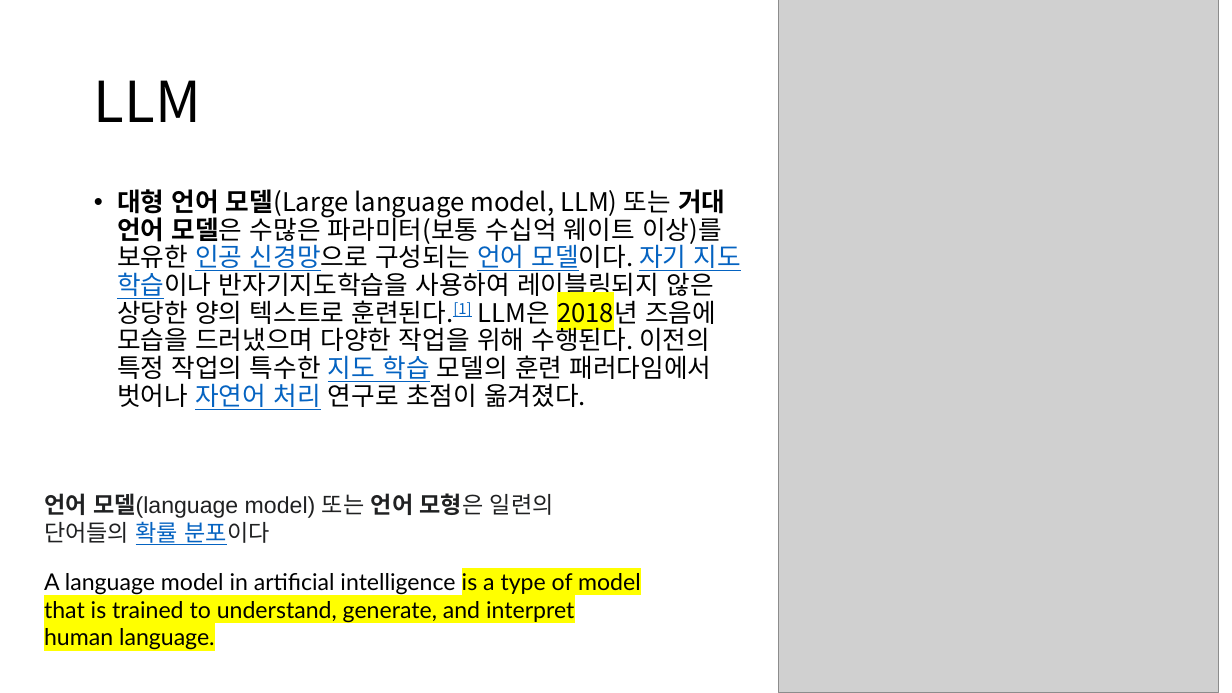
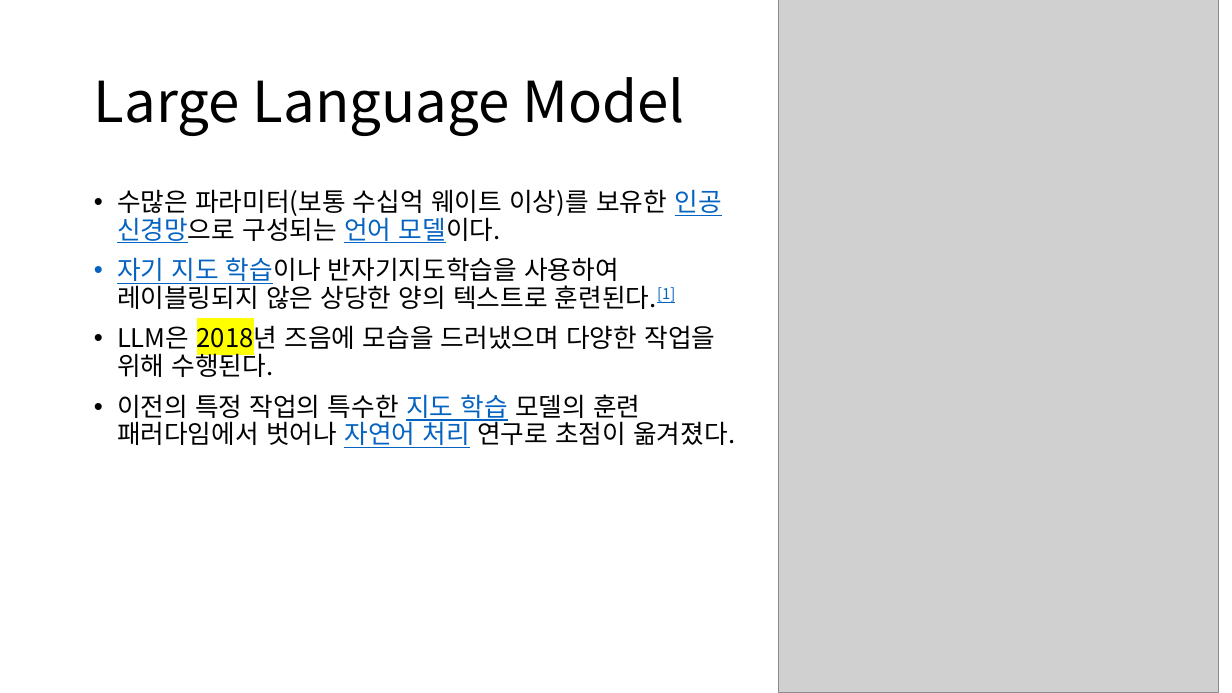
Before and after one commit to MigoJJ/AI_2023.07, a slide deck: slide 5 of AI_05_LLM large language mosels.pptx (slide 4 before the commit). Drawn at 1232x693 pixels with LibreOffice and Linux fonts; fonts in the diff are those of the drawing; grey boxes stand for pictures. Boxes give left, top, right and bottom in pixels: in the first picture for what was removed or moved away, otherwise in the second. Text is boxed around its words. In the diff, an @@ line names an element or a change of style, - is before the commit and + after.

```diff
--- a/AI_05_LLM large language mosels.pptx
+++ b/AI_05_LLM large language mosels.pptx
@@ title at box(94, 77, 684, 136): text changed @@
-LLM
+Large Language Model
@@ text at box(117, 189, 735, 448): text changed @@
-• 대형 언어 모델(Large language model, LLM) 또는 거대 언어 모델은 수많은 파라미터(보통 수십억 웨이트 이상)를 보유한 인공 신경망으로 구성되는 언어 모델이다. 자기 지도 학습이나 반자기지도학습을 사용하여 레이블링되지 않은 상당한 양의 텍스트로 훈련된다.[1] LLM은 2018년 즈음에 모습을 드러냈으며 다양한 작업을 위해 수행된다. 이전의 특정 작업의 특수한 지도 학습 모델의 훈련 패러다임에서 벗어나 자연어 처리 연구로 초점이 옮겨졌다.
+• 수많은 파라미터(보통 수십억 웨이트 이상)를 보유한 인공 신경망으로 구성되는 언어 모델이다.
+• 자기 지도 학습이나 반자기지도학습을 사용하여 레이블링되지 않은 상당한 양의 텍스트로 훈련된다.[1]
+• LLM은 2018년 즈음에 모습을 드러냈으며 다양한 작업을 위해 수행된다.
+• 이전의 특정 작업의 특수한 지도 학습 모델의 훈련 패러다임에서 벗어나 자연어 처리 연구로 초점이 옮겨졌다.
@@ text removed at box(44, 493, 554, 545) @@
-언어 모델(language model) 또는 언어 모형은 일련의 단어들의 확률 분포이다
@@ text removed at box(44, 573, 641, 650) @@
-A language model in artificial intelligence is a type of model that is trained to understand, generate, and interpret human language.
```
Also in this commit, not shown: 1 other slide changed, 6 slides added, 2 slides removed, 2 other files.
